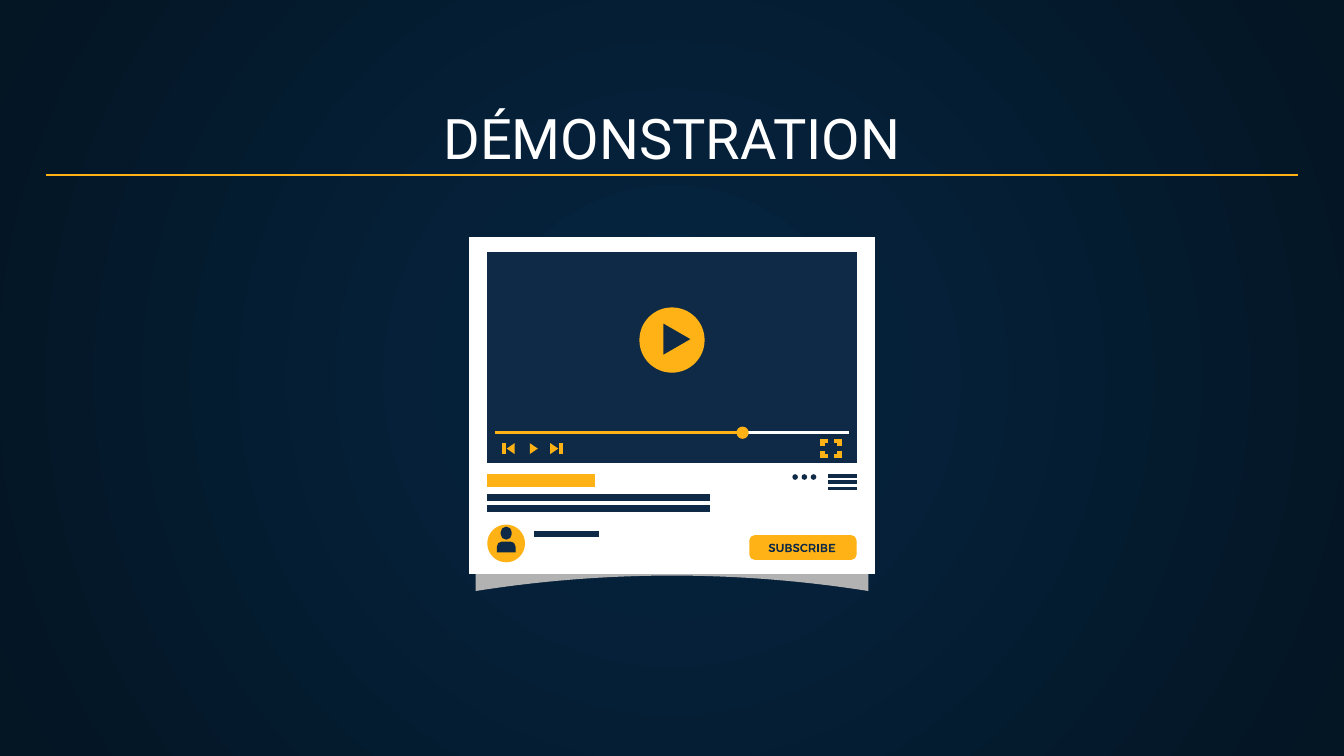
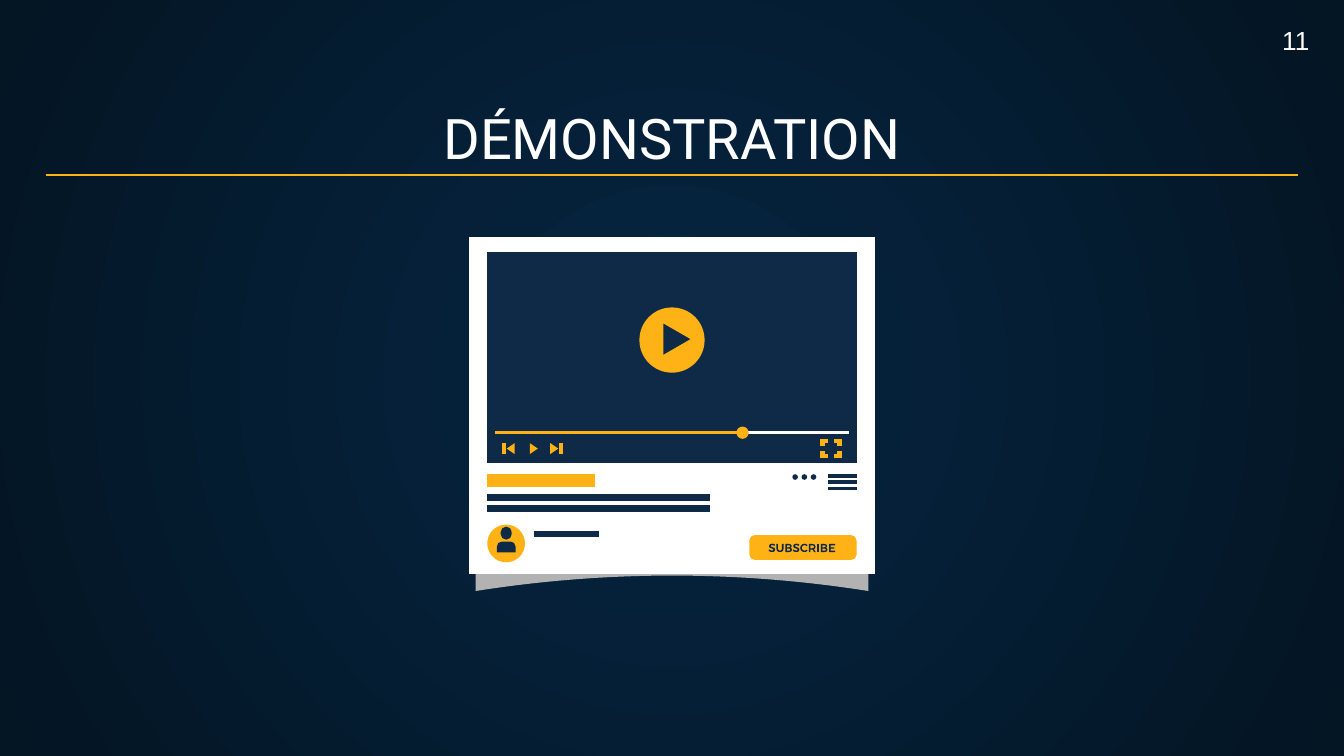
Before and after one commit to ThePension/JDS_Web, a slide deck: slide 11 of doc/Présentation.pptx (slide 9 before the commit). Drawn at 1344x756 pixels with LibreOffice and Linux fonts; fonts in the diff are those of the drawing. Boxes give left, top, right and bottom in pixels: in the first picture for what was removed or moved away, otherwise in the second. Text is boxed around its words. In the diff, an @@ line names an element or a change of style, - is before the commit and + after.

```diff
--- a/doc/Présentation.pptx
+++ b/doc/Présentation.pptx
@@ page number added at (x1=1282, y1=32, x2=1309, y2=50), 14 pt, text #FFFFFF @@
+11
```
Also in this commit, not shown: 10 other slides changed, 2 slides added.
